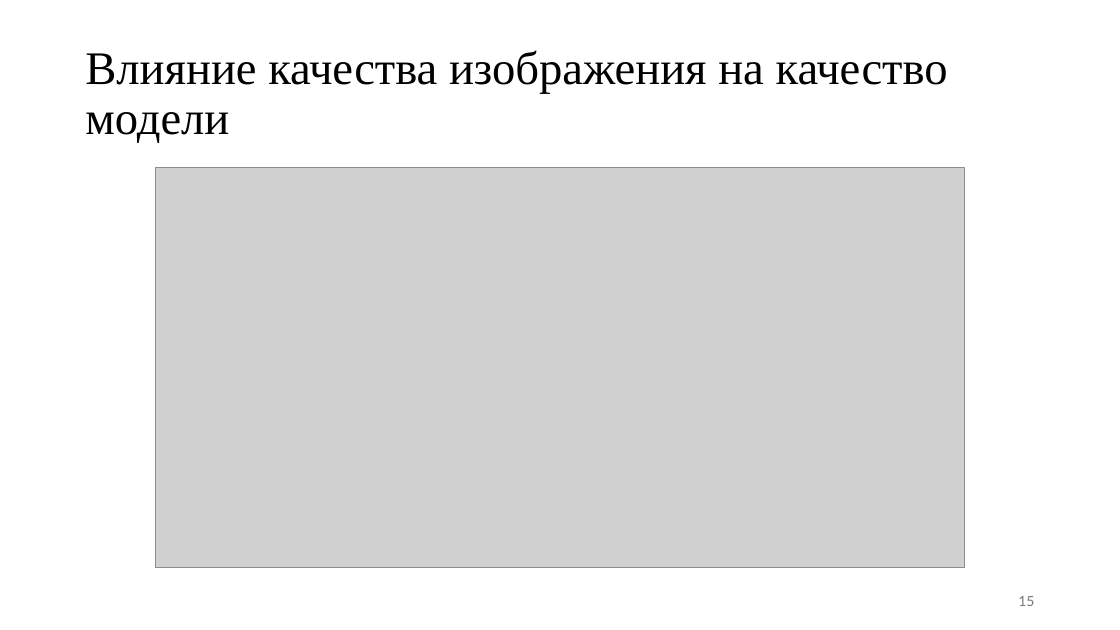
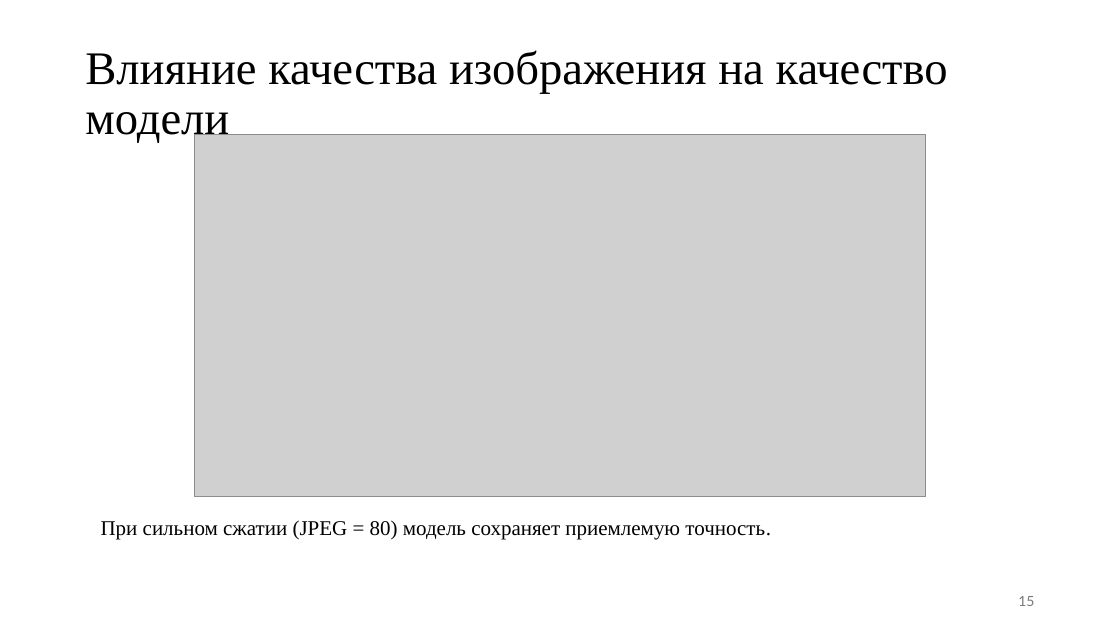
Before and after one commit to jokerva1010123/BMSTU-Diplom-Magis, a slide deck: slide 15 of presentation.pptx. Drawn at 1120x630 pixels with LibreOffice and Linux fonts; fonts in the diff are those of the drawing; grey boxes stand for pictures. Boxes give left, top, right and bottom in pixels: in the first picture for what was removed or moved away, otherwise in the second. Text is boxed around its words. In the diff, an @@ line names an element or a change of style, - is before the commit and + after.

```diff
--- a/presentation.pptx
+++ b/presentation.pptx
@@ picture resized from (x1=156, y1=168, x2=965, y2=568) to (x1=194, y1=134, x2=926, y2=497) @@
@@ text added at (x1=101, y1=520, x2=771, y2=540), 18 pt, text #000000 @@
+При сильном сжатии (JPEG = 80) модель сохраняет приемлемую точность.
```
Also in this commit, not shown: 6 other slides changed, 27 other files.
